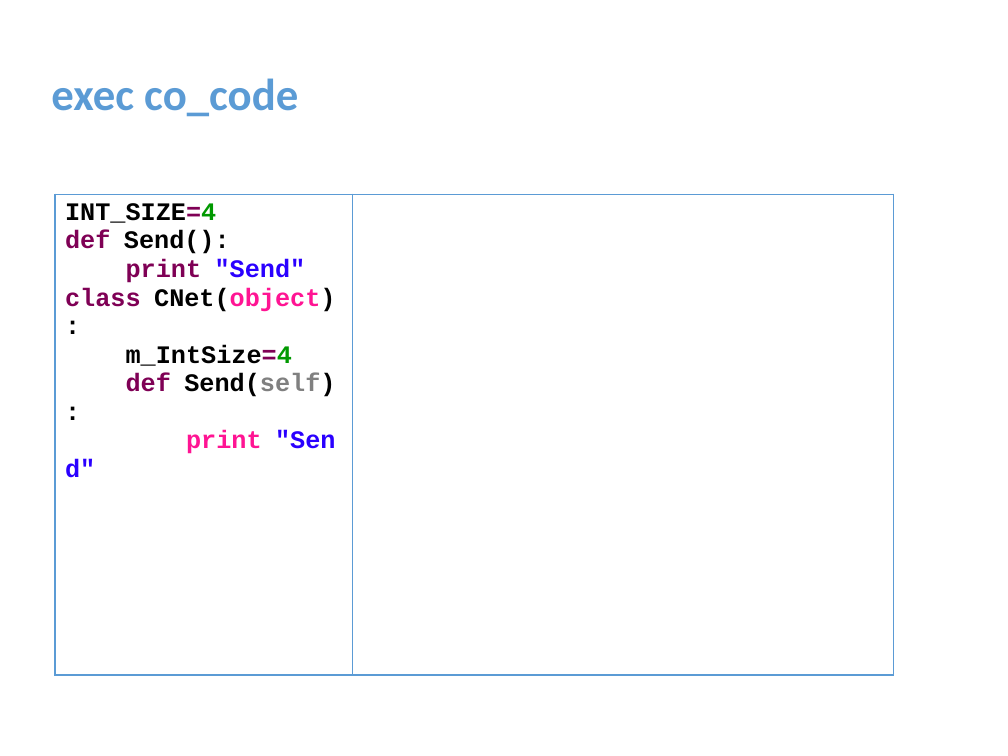
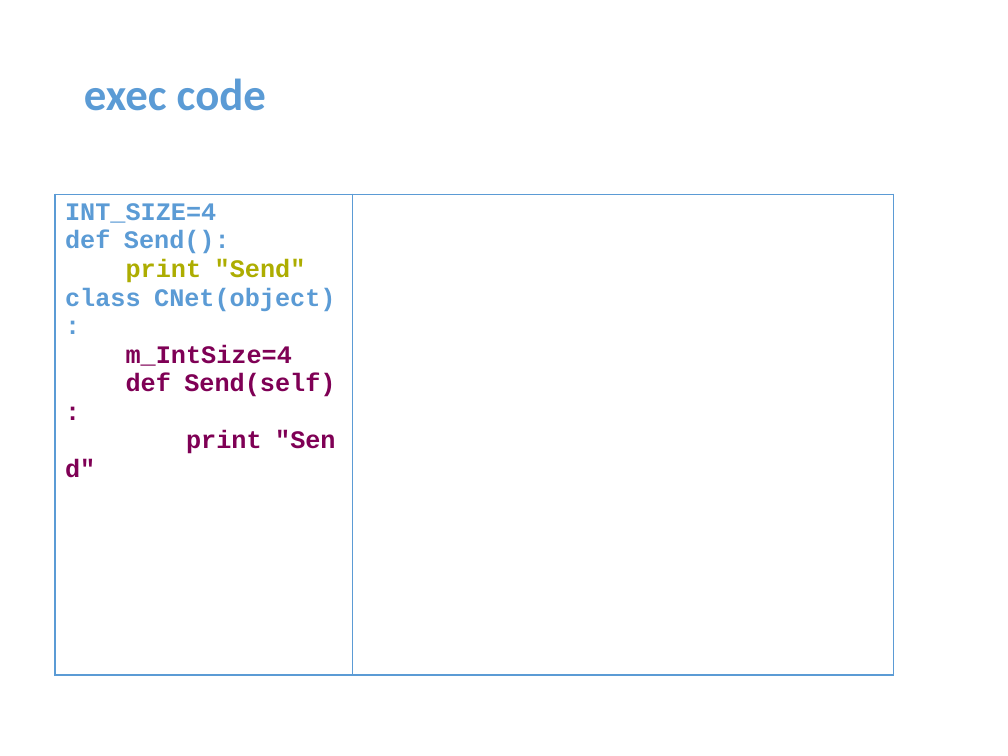
Before and after one commit to menfeng/studynote, a slide deck: slide 14 of python/source code/import/import.pptx. Drawn at 1008x756 pixels with LibreOffice and Linux fonts; fonts in the diff are those of the drawing. Boxes give left, top, right and bottom in pixels: in the first picture for what was removed or moved away, otherwise in the second. Text is boxed around its words. In the diff, an @@ line names an element or a change of style, - is before the commit and + after.

Commit message:
ppt

```diff
--- a/python/source code/import/import.pptx
+++ b/python/source code/import/import.pptx
@@ text at (84,78,266,111): text changed @@
-exec co_code
+exec code
@@ table at (55,195,894,675) @@
@@ text colour #000000 to #5B9BD5 in "INT_SIZE=4", "Send():", "CNet(object):" @@
@@ text colour #7F0055 to #5B9BD5 in "INT_SIZE=4", "def", "class" @@
@@ text colour #009900 to #5B9BD5 in "INT_SIZE=4" @@
@@ text colour #7F0055 to #ADAD01, text colour #FF1493 to #7F0055 in "print" @@
@@ text colour #2A00FF to #ADAD01, text colour #2A00FF to #7F0055 in ""Send"" @@
@@ text colour #FF1493 to #5B9BD5 in "CNet(object):" @@
@@ text colour #000000 to #7F0055 in "m_IntSize=4", "Send(self):" @@
@@ text colour #009900 to #7F0055 in "m_IntSize=4" @@
@@ text colour #808080 to #7F0055 in "Send(self):" @@
```
Also in this commit, not shown: 2 other slides changed, 23 slides added, 5 slides removed.
